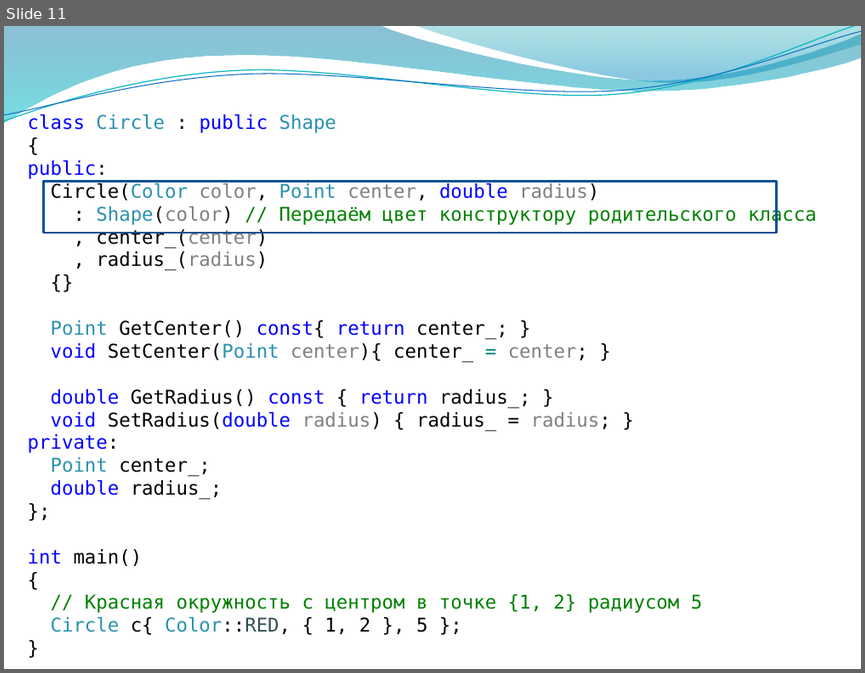
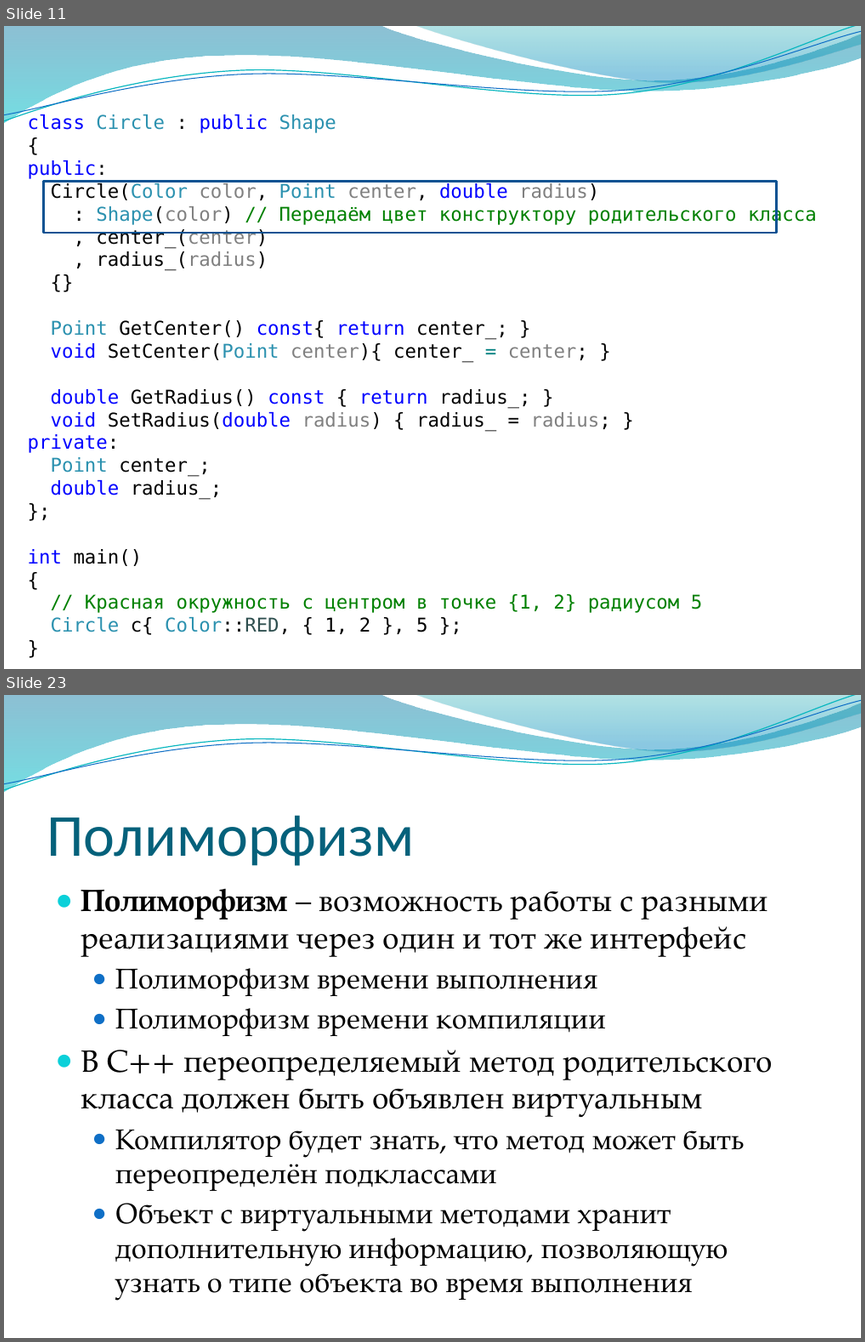
Before and after one commit to alexey-malov/oop, a slide deck: lectures/03/Наследование и полиморфизм.pptx. Shown one above the other, each under a label of ours: slide 11 before the commit, slides 11 and 23 after it; the slides between them are not shown. The pictures are 865x673 and 865x1342 pixels, drawn with LibreOffice and Linux fonts; fonts in the diff are those of the drawing; background and template pictures are left out. Boxes give left, top, right and bottom in pixels: in the first picture for what was removed or moved away, otherwise in the second. Text is boxed around its words. In the diff, an @@ line names an element or a change of style, - is before the commit and + after.

```diff
--- a/lectures/03/Наследование и полиморфизм.pptx
+++ b/lectures/03/Наследование и полиморфизм.pptx
@@ slide 23 added at [4,695,861,1338], background picture (left out); not listed: 4 template elements that a slide beside it also shows @@
@@ title added at [46,815,414,866], 50 pt, text #04617B @@
+Полиморфизм
@@ text added at [81,889,772,1299], 24 pt, text #000000 @@
+● Полиморфизм – возможность работы с разными реализациями через один и тот же интерфейс
+  ● Полиморфизм времени выполнения
+  ● Полиморфизм времени компиляции
+● В C++ переопределяемый метод родительского класса должен быть объявлен виртуальным
+  ● Компилятор будет знать, что метод может быть переопределён подклассами
+  ● Объект с виртуальными методами хранит дополнительную информацию, позволяющую узнать о типе объекта во время выполнения
```
Also in this commit, not shown: 18 slides changed, 33 other slides added, 2 other files.
